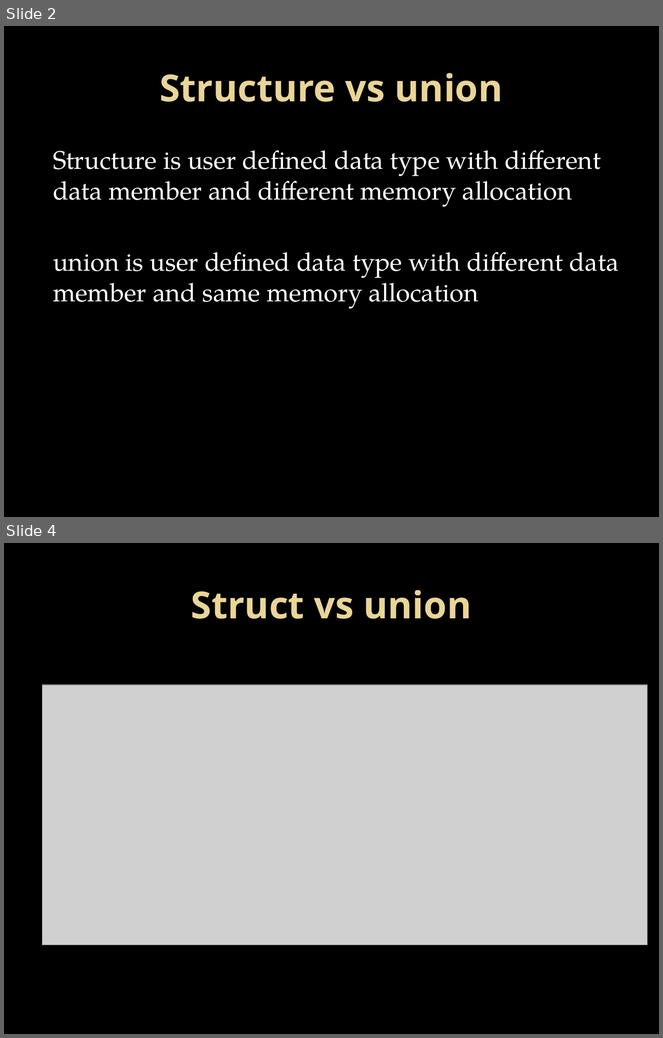
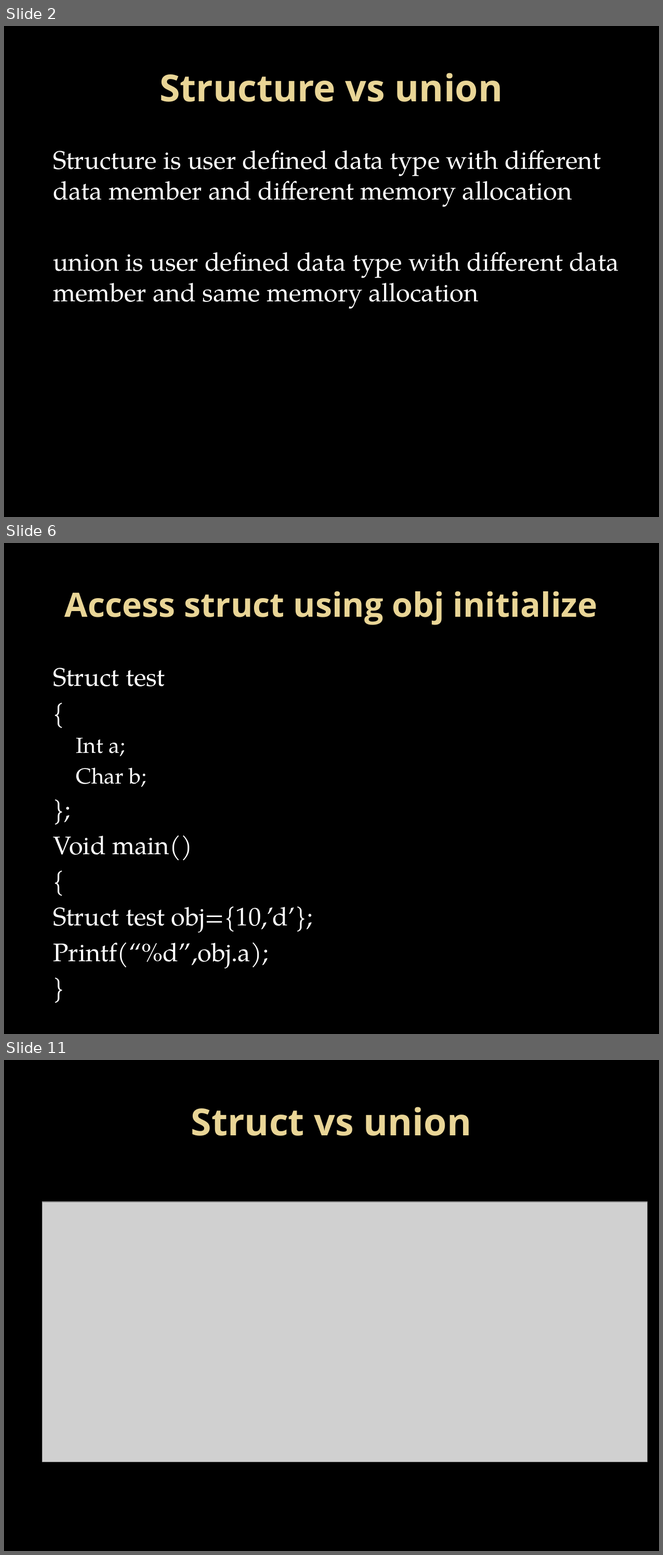
Before and after one commit to Mahesh-7/C_Programs, a slide deck: PPT/structure.pptx. Shown one above the other, each under a label of ours: slides 2 and 4 before the commit, slides 2, 6 and 11 after it; the slides between them are not shown. The pictures are 663x1038 and 663x1555 pixels, drawn with LibreOffice and Linux fonts; fonts in the diff are those of the drawing; grey boxes stand for pictures; background and template pictures are left out. Boxes give left, top, right and bottom in pixels: in the first picture for what was removed or moved away, otherwise in the second. Text is boxed around its words. In the diff, an @@ line names an element or a change of style, - is before the commit and + after.

```diff
--- a/PPT/structure.pptx
+++ b/PPT/structure.pptx
@@ slide 6 added at (4, 543, 659, 1034), background picture (left out) @@
@@ title added at (65, 591, 598, 625), 36.9 pt, text gradient #EAD696 to #E7D081, bold @@
+Access struct using obj initialize
@@ text added at (53, 668, 313, 969), 28 pt, text #FFFFFF @@
+Struct test
+{
+  Int a;
+  Char b;
+};
+Void main()
+{
+Struct test obj={10,’d’};
+Printf(“%d”,obj.a);
+}
@@ what was slide 4 is now slide 11 @@
```
Also in this commit, not shown: 5 slides changed, 7 other slides added.
